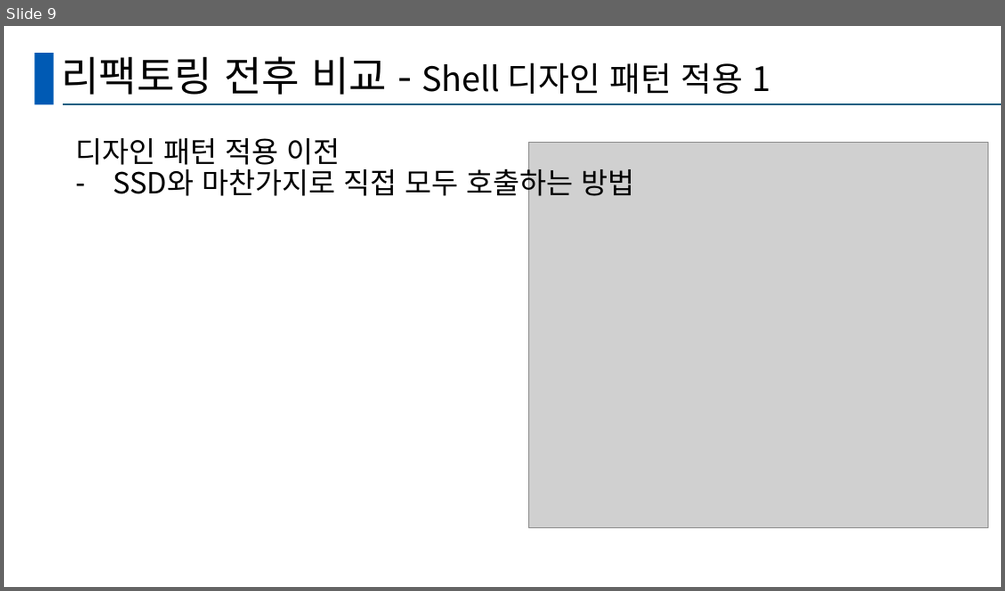
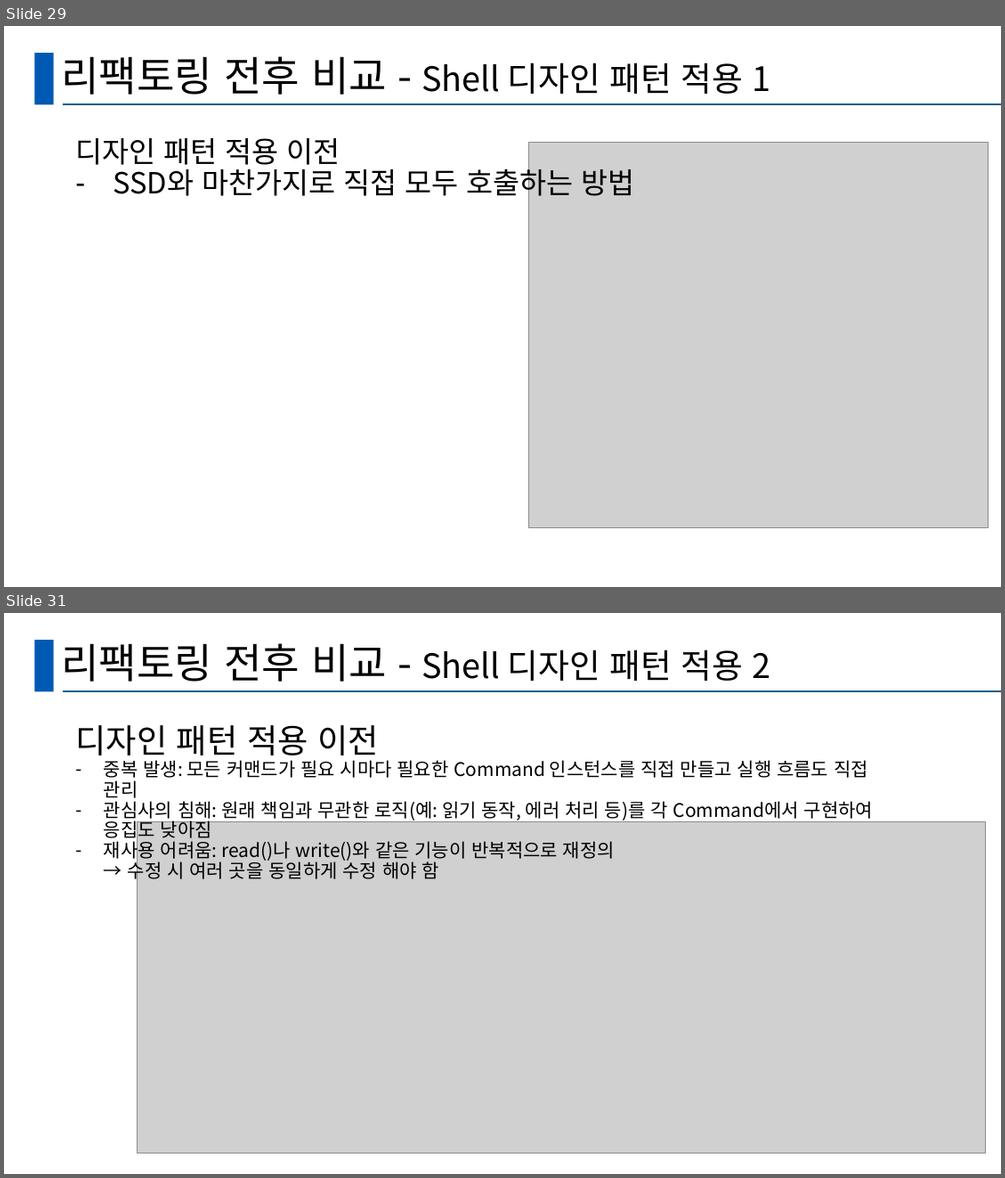
Before and after one commit to hobism3/SSD_A-Teuk, a slide deck: CRA_A-teuk.pptx. Shown one above the other, each under a label of ours: slide 9 before the commit, slides 29 and 31 after it; the slides between them are not shown. The pictures are 1005x591 and 1005x1178 pixels, drawn with LibreOffice and Linux fonts; fonts in the diff are those of the drawing; grey boxes stand for pictures. Boxes give left, top, right and bottom in pixels: in the first picture for what was removed or moved away, otherwise in the second. Text is boxed around its words. In the diff, an @@ line names an element or a change of style, - is before the commit and + after.

```diff
--- a/CRA_A-teuk.pptx
+++ b/CRA_A-teuk.pptx
@@ slide 31 added at (4, 613, 1001, 1174), background #FFFFFF; not listed: 2 template elements that a slide beside it also shows @@
@@ title added at (61, 643, 771, 682), 32.4 pt, text #000000 @@
+리팩토링 전후 비교 - Shell 디자인 패턴 적용 2
@@ text added at (75, 725, 873, 882), 18 pt, text #000000 @@
+디자인 패턴 적용 이전
+– 중복 발생: 모든 커맨드가 필요 시마다 필요한 Command 인스턴스를 직접 만들고 실행 흐름도 직접 관리
+– 관심사의 침해: 원래 책임과 무관한 로직(예: 읽기 동작, 에러 처리 등)를 각 Command에서 구현하여 응집도 낮아짐
+– 재사용 어려움: read()나 write()와 같은 기능이 반복적으로 재정의
+  → 수정 시 여러 곳을 동일하게 수정 해야 함
@@ picture added at (138, 821, 985, 1152) @@
@@ what was slide 9 is now slide 29 @@
```
Also in this commit, not shown: 8 slides changed, 24 other slides added, 3 slides removed.
